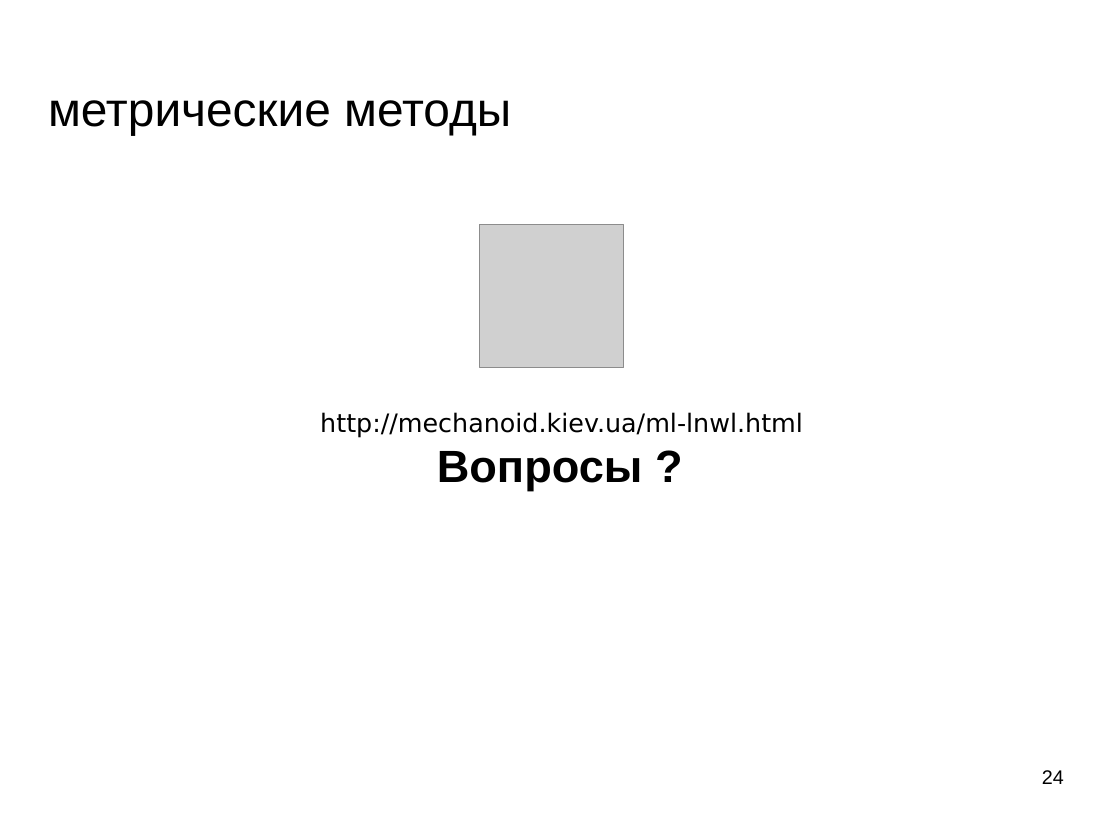
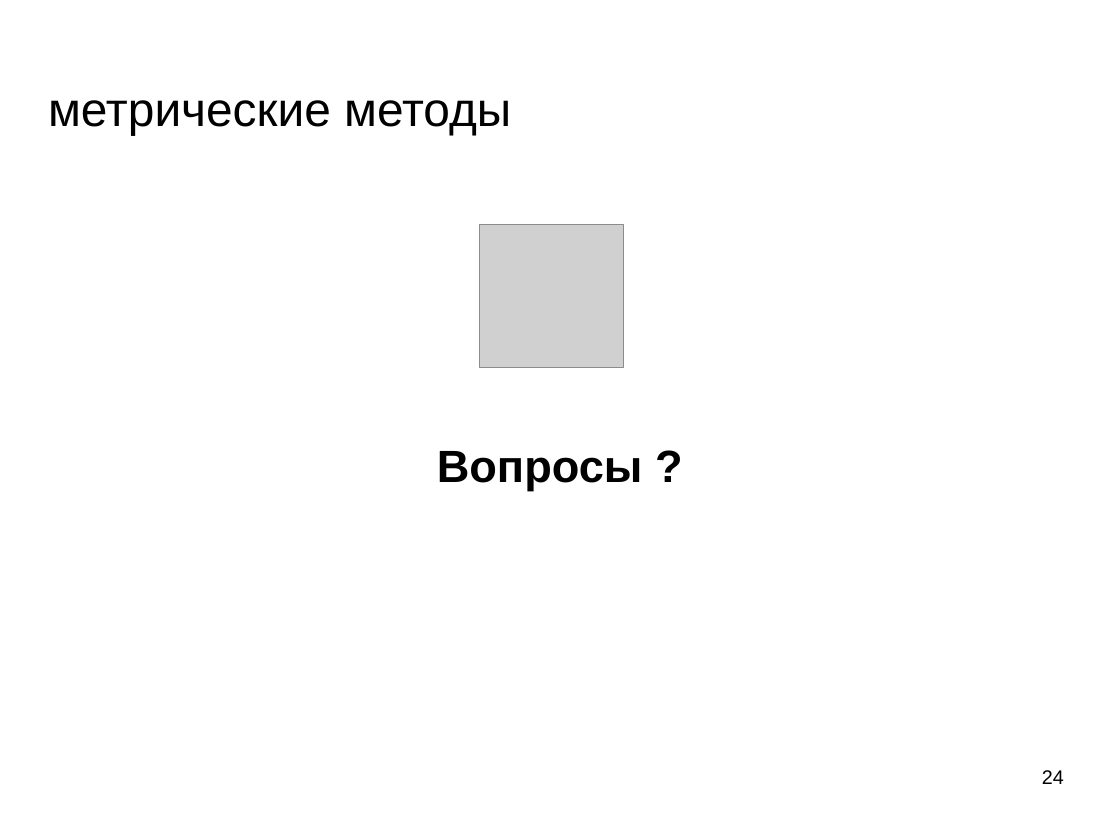
Before and after one commit to mechanoid5/ml_lectorium_legacy, a slide deck: slide 24 of 06-metric.odp. Drawn at 1120x840 pixels with LibreOffice and Linux fonts; fonts in the diff are those of the drawing; grey boxes stand for pictures; background and template pictures are left out. Boxes give left, top, right and bottom in pixels: in the first picture for what was removed or moved away, otherwise in the second. Text is boxed around its words. In the diff, an @@ line names an element or a change of style, - is before the commit and + after.

```diff
--- a/06-metric.odp
+++ b/06-metric.odp
@@ text removed at [320, 412, 803, 438] @@
-http://mechanoid.kiev.ua/ml-lnwl.html
```
Also in this commit, not shown: 4 other slides changed, 1 slide removed, 2 other files.
